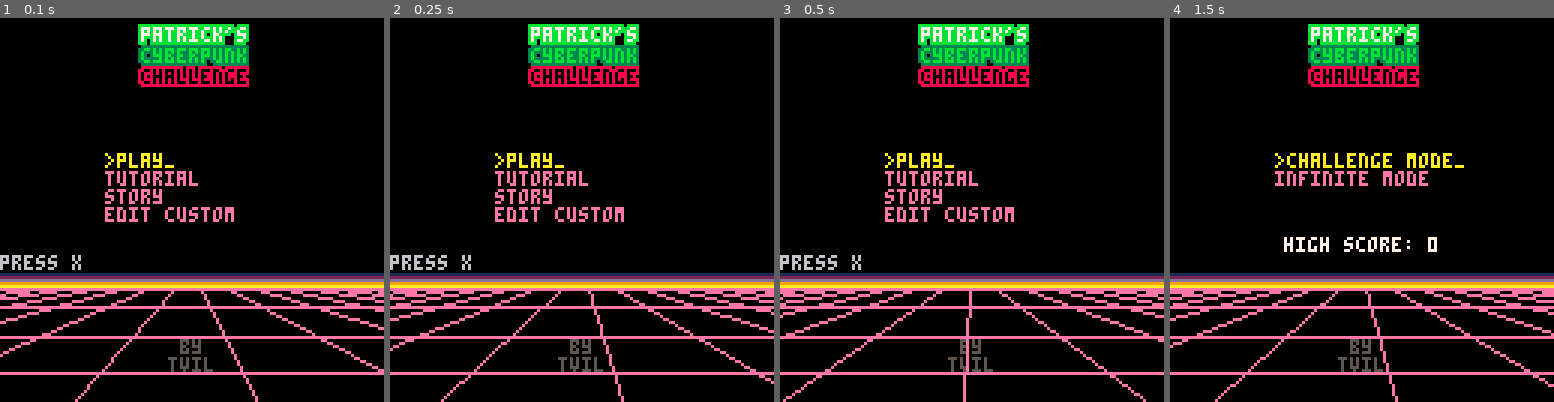
Above: before the commit, frames 1-4 (left to right).
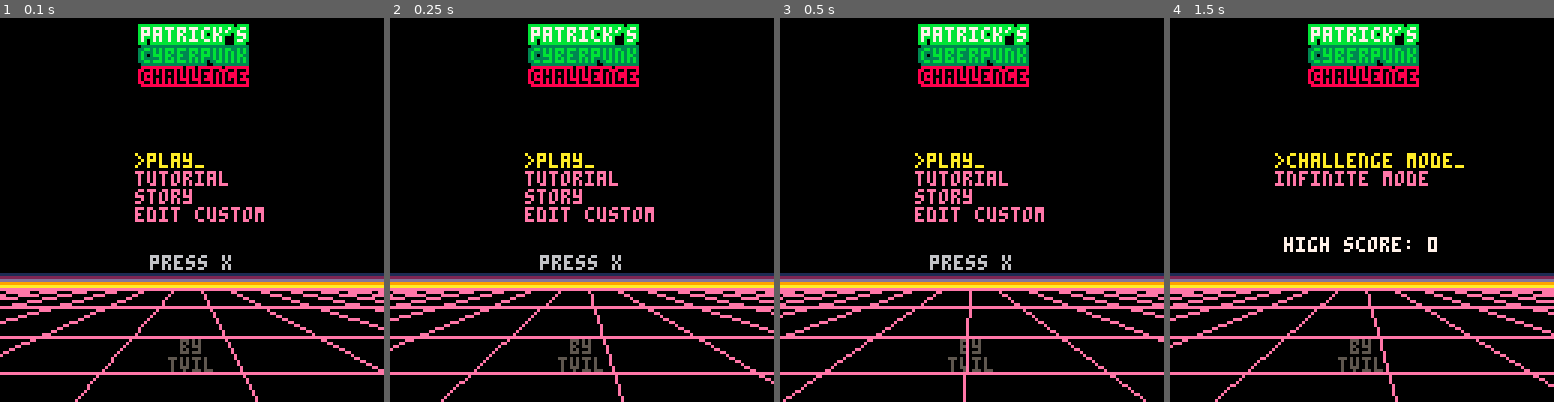
Above: after the commit, the same moments.

Repository: tobiasvl/patrick
Game: PICO-8 cartridge patrick.p8
Two runs of this game, one before a commit and one after it. Both use one fixed random seed, a clock stepped at 60 frames per second and the inputs below.
Inputs (mouse positions are in pixels of both pictures, inside the frame that each line leads up to):
- Up to frame 1 (0.1 s): no input
- Up to frame 2 (0.25 s): no input
- Up to frame 3 (0.5 s): tap O (Z key) at 0.33 s
- Up to frame 4 (1.5 s): click (1239, 121) at 0.67 s; tap O (Z key) at 0.7, 1.43 s; tap X (X key) at 1.07 s; click (1300, 267) at 1.22 s

The runs differ from the first frame. In frame 1, 3.0% of the frame differs, in the area x 0-69%, y 35-66%; in frame 2, 3.0%; in frame 3, 3.0%; in frame 4, nothing differs.

Commit message:
Fix main menu. Closes #6

Diff:
--- a/patrick.p8
+++ b/patrick.p8
@@ -91,7 +91,8 @@
       init_board(true,true)
       mode=modes.custom_list
       music(-1)
-    end, "edit custom"}
+    end, "edit custom"},
+    x=45
   }
   play_menu={
     {function()
@@ -108,6 +109,7 @@
       mode=modes.play
       music(-1)
     end, "infinite mode"},
+    x=35
   }
 
   menu=main_menu
@@ -146,14 +148,18 @@
     local x,y=stat(32),stat(33)
     if x!=old_x or y!=old_y or mouse then
       old_x,old_y=x,y
-      if x>=35 and x<=69 and y>=45 and y<=49 then
-        menu_selection=1
-      elseif x>=35 and x<=85 and y>=50 and y<=54 then
-        menu_selection=2
-      elseif x>=35 and x<=73 and y>=55 and y<=59 then
-        menu_selection=3
-      elseif x>=35 and x<=77 and y>=60 and y<=64 then
-        menu_selection=4
+      if x>=menu.x and x<=90 then
+        if y>=45 and y<=49 then
+          menu_selection=1
+        elseif y>=50 and y<=55 then
+          menu_selection=2
+        elseif y>=56 and y<=61 then
+          menu_selection=3
+        elseif #menu>=4 and y>=62 and y<=67 then
+          menu_selection=4
+        elseif #menu>=5 and y>=68 and y<=73 then
+          menu_selection=5
+        end
       end
     end
     if mouse then
@@ -458,7 +464,7 @@
     outline("cyberpunk",0,9,3,11,true)
     outline("challenge",0,16,8,0,true)
 
-    cursor(35,45)
+    cursor(menu.x,45)
     for i=1,#menu do
       color(menu_selection==i and 10 or 14)
       if (menu_selection==i) then
@@ -470,7 +476,8 @@
     cursor(0,73)
 
     if menu==main_menu then
-      if (flr(time())%2==0) center("\npress "..buttons.x,6)
+      print("")
+      if (flr(time())%2==0) center("press "..buttons.x,6)
     else
       color()
       if menu_selection==2 then
